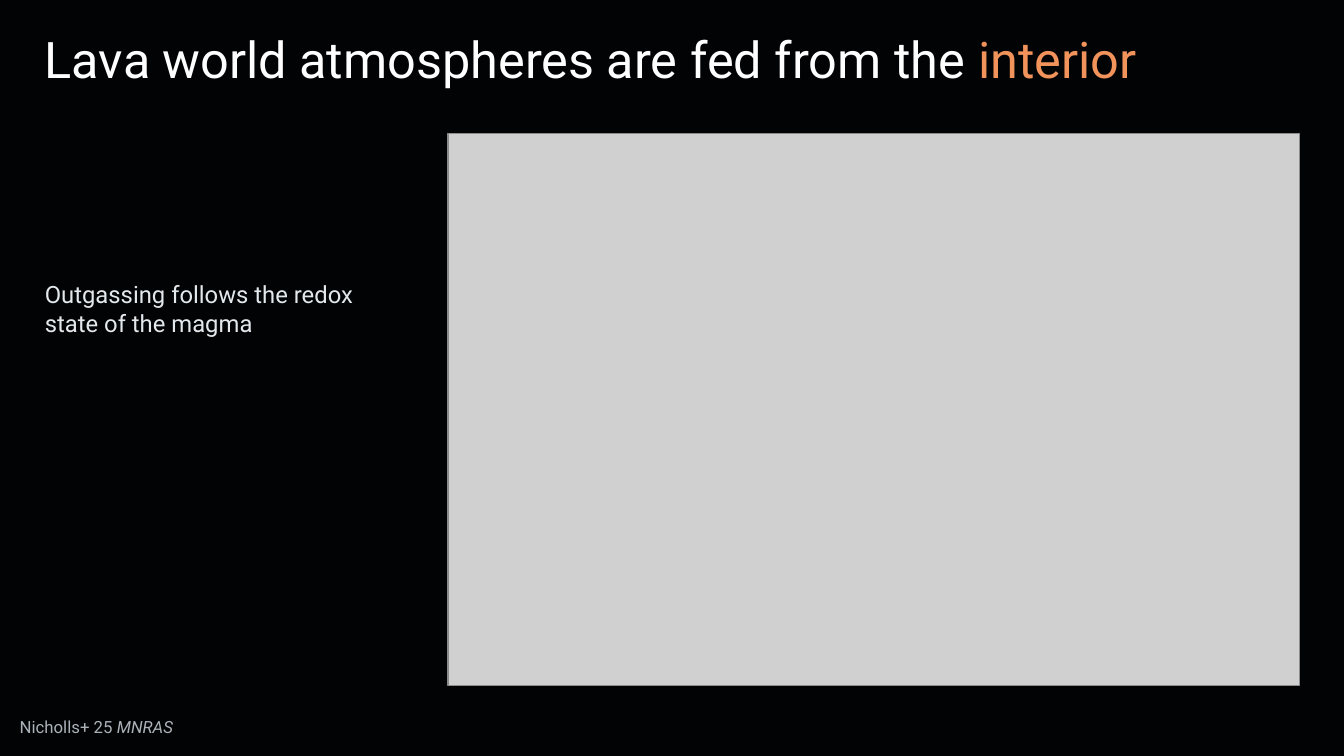
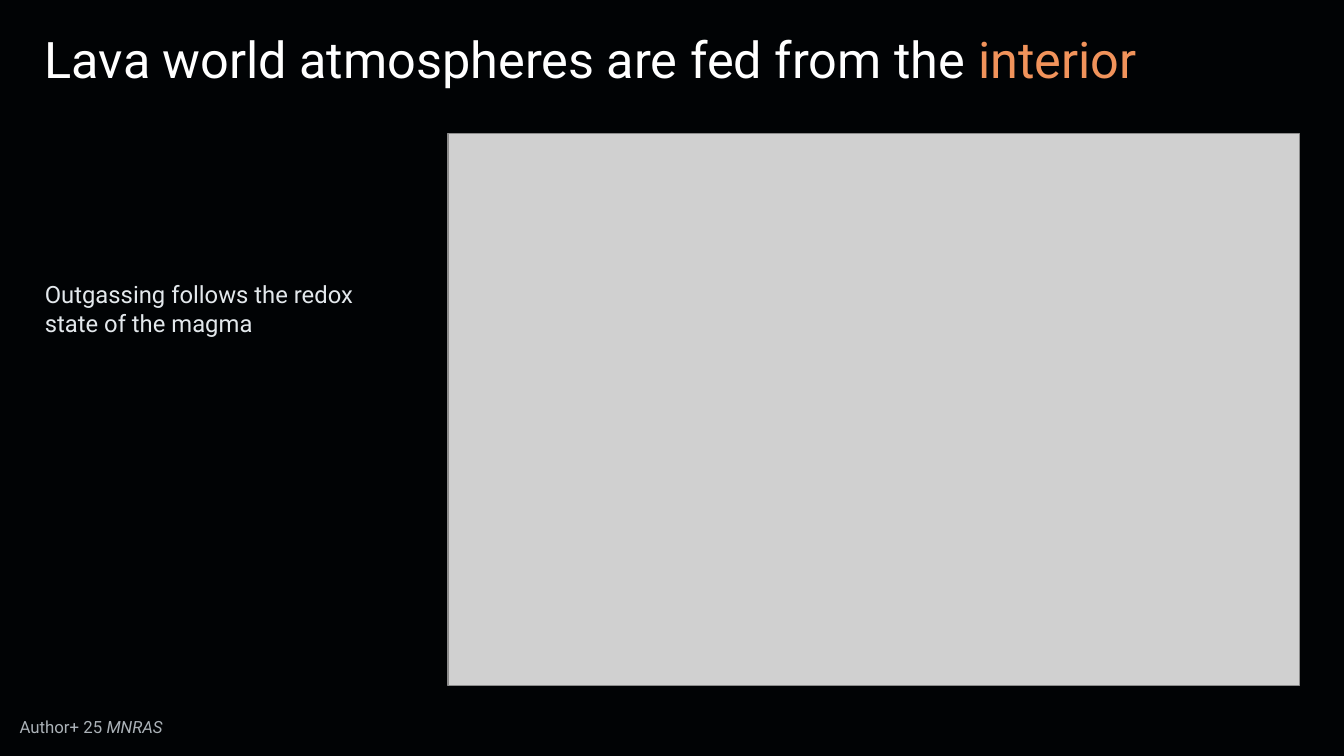
Before and after one commit to FormingWorlds/fwl-visual-language, a slide deck: slide 4 of templates/Forming Worlds.pptx. Drawn at 1344x756 pixels with LibreOffice and Linux fonts; fonts in the diff are those of the drawing; grey boxes stand for pictures. Boxes give left, top, right and bottom in pixels: in the first picture for what was removed or moved away, otherwise in the second. Text is boxed around its words. In the diff, an @@ line names an element or a change of style, - is before the commit and + after.

```diff
--- a/templates/Forming Worlds.pptx
+++ b/templates/Forming Worlds.pptx
@@ text at (x1=20, y1=720, x2=163, y2=733): text changed @@
-Nicholls+ 25 MNRAS
+Author+ 25 MNRAS
```
Also in this commit, not shown: 2 other slides changed, 6 other files.
